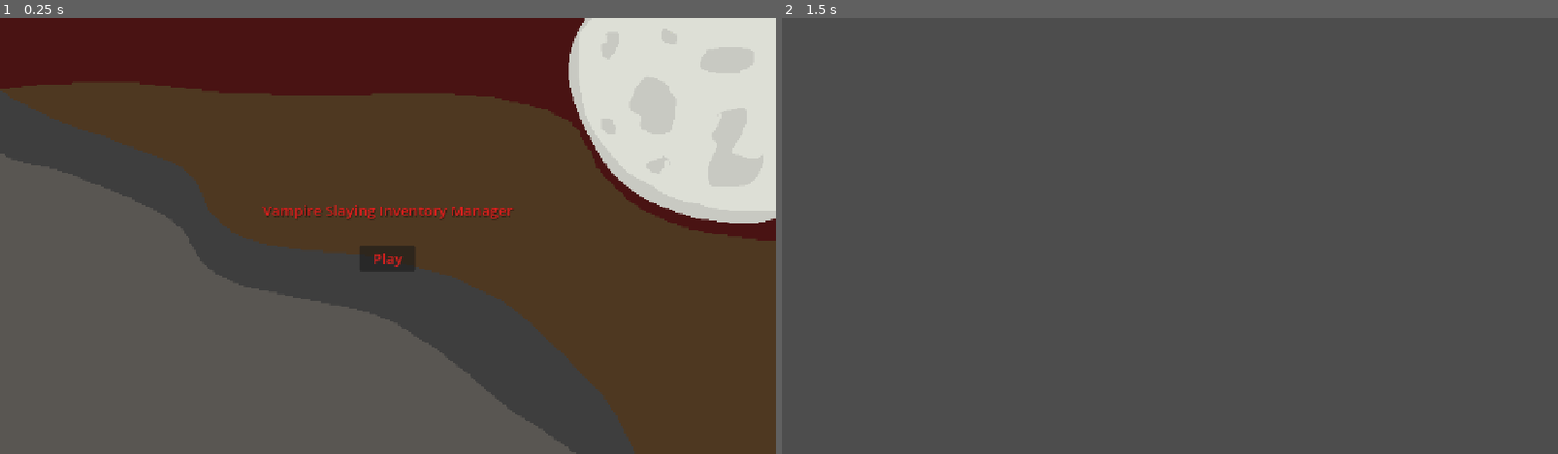
Above: before the commit, frames 1-2 (left to right).
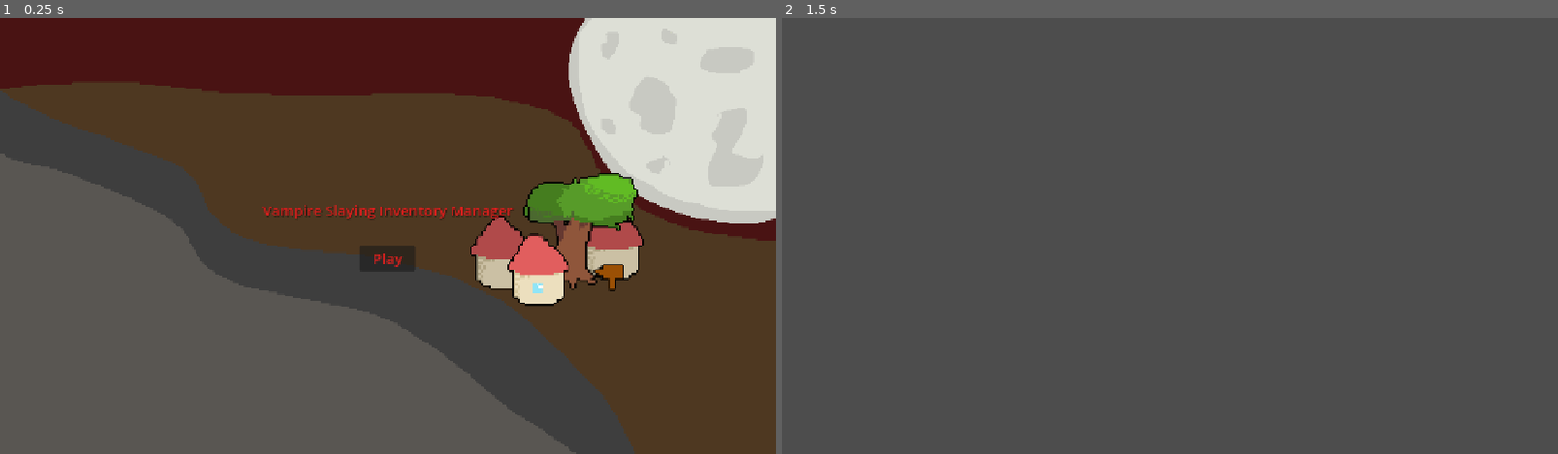
Above: after the commit, the same moments.

Repository: ejrossma/Vampire-Slaying-Inventory-Management
Game: Godot game, scene res://Scenes/MenuScene.tscn
Two runs of this game, one before a commit and one after it. Both use one fixed random seed, a clock stepped at 60 frames per second and the inputs below.
Inputs:
- Up to frame 1 (0.25 s): no input
- Up to frame 2 (1.5 s): click "Play" at 0.5 s; tap Enter at 1.25 s

The runs differ from the first frame. In frame 1, 4.4% of the frame differs, in the area x 60-83%, y 35-67%; in frame 2, nothing differs.

Commit message:
Add Pixel Art and Font

Diff:
--- a/vampire-slaying-inventory-management/Scenes/GameplayObjects/Quest.tscn
+++ b/vampire-slaying-inventory-management/Scenes/GameplayObjects/Quest.tscn
@@ -1,6 +1,9 @@
 [gd_scene format=3 uid="uid://bgs6tnqettyok"]
 
-[ext_resource type="Script" uid="uid://i56kwtxyltpw" path="res://Scenes/GameplayObjects/quest.gd" id="1_c0djq"]
+[ext_resource type="Script" uid="uid://i56kwtxyltpw" path="res://Scripts/quest.gd" id="1_c0djq"]
+[ext_resource type="Texture2D" uid="uid://513t7nefjkfg" path="res://Assets/Mission Popup.png" id="2_rbaau"]
+[ext_resource type="Texture2D" uid="uid://bny1boxdj5vme" path="res://Assets/Begin Mission Button.png" id="3_mt2c1"]
+[ext_resource type="FontFile" uid="uid://dxoti0tx2lnap" path="res://Assets/Minecraft.ttf" id="4_jdmpj"]
 
 [node name="Quest" type="Node2D" unique_id=1162786655 node_paths=PackedStringArray("duration", "waitTime")]
 script = ExtResource("1_c0djq")
@@ -13,8 +16,31 @@
 autostart = true
 
 [node name="StartQuest" type="Button" parent="." unique_id=990752384]
-offset_left = -87.0
-offset_top = 27.0
-offset_right = 88.0
-offset_bottom = 78.0
-text = "Start Quest"
+offset_left = 24.0
+offset_top = -35.0
+offset_right = 76.0
+offset_bottom = -4.0
+text = "Begin"
+
+[node name="MissionPopup" type="Sprite2D" parent="." unique_id=409862038]
+texture_filter = 1
+position = Vector2(50, 50)
+texture = ExtResource("2_rbaau")
+
+[node name="TextureButton" type="TextureButton" parent="." unique_id=1847936534]
+texture_filter = 1
+offset_left = 28.0
+offset_top = 103.0
+offset_right = 78.0
+offset_bottom = 129.0
+texture_normal = ExtResource("3_mt2c1")
+
+[node name="Label" type="Label" parent="TextureButton" unique_id=1935768847]
+layout_mode = 0
+offset_left = 10.0
+offset_top = 7.0
+offset_right = 42.0
+offset_bottom = 19.0
+theme_override_fonts/font = ExtResource("4_jdmpj")
+theme_override_font_sizes/font_size = 12
+text = "Begin"
--- a/vampire-slaying-inventory-management/Scenes/MenuScene.tscn
+++ b/vampire-slaying-inventory-management/Scenes/MenuScene.tscn
@@ -1,7 +1,7 @@
 [gd_scene format=3 uid="uid://dnl1gn0eu1tqq"]
 
 [ext_resource type="Texture2D" uid="uid://833mf7kfkkt4" path="res://Assets/Background.png" id="1_36iol"]
-[ext_resource type="Script" uid="uid://u2jkf8qego6a" path="res://Scenes/menu_scene.gd" id="1_xx56i"]
+[ext_resource type="Script" uid="uid://u2jkf8qego6a" path="res://Scripts/menu_scene.gd" id="1_xx56i"]
 
 [sub_resource type="FontVariation" id="FontVariation_3np7q"]
 
Binary file changed: vampire-slaying-inventory-management/Assets/Background.png
Binary file added: vampire-slaying-inventory-management/Assets/Begin Mission Button.png
Not shown, added: vampire-slaying-inventory-management/Assets/Begin Mission Button.png.import
Binary file added: vampire-slaying-inventory-management/Assets/Minecraft.ttf
Not shown, added: vampire-slaying-inventory-management/Assets/Minecraft.ttf.import
Binary file added: vampire-slaying-inventory-management/Assets/Mission Popup.png
Not shown, added: vampire-slaying-inventory-management/Assets/Mission Popup.png.import
Renamed: vampire-slaying-inventory-management/Scenes/menu_scene.gd -> vampire-slaying-inventory-management/Scripts/menu_scene.gd
Renamed: vampire-slaying-inventory-management/Scenes/menu_scene.gd.uid -> vampire-slaying-inventory-management/Scripts/menu_scene.gd.uid
Renamed: vampire-slaying-inventory-management/Scenes/GameplayObjects/quest.gd -> vampire-slaying-inventory-management/Scripts/quest.gd
Renamed: vampire-slaying-inventory-management/Scenes/GameplayObjects/quest.gd.uid -> vampire-slaying-inventory-management/Scripts/quest.gd.uid
